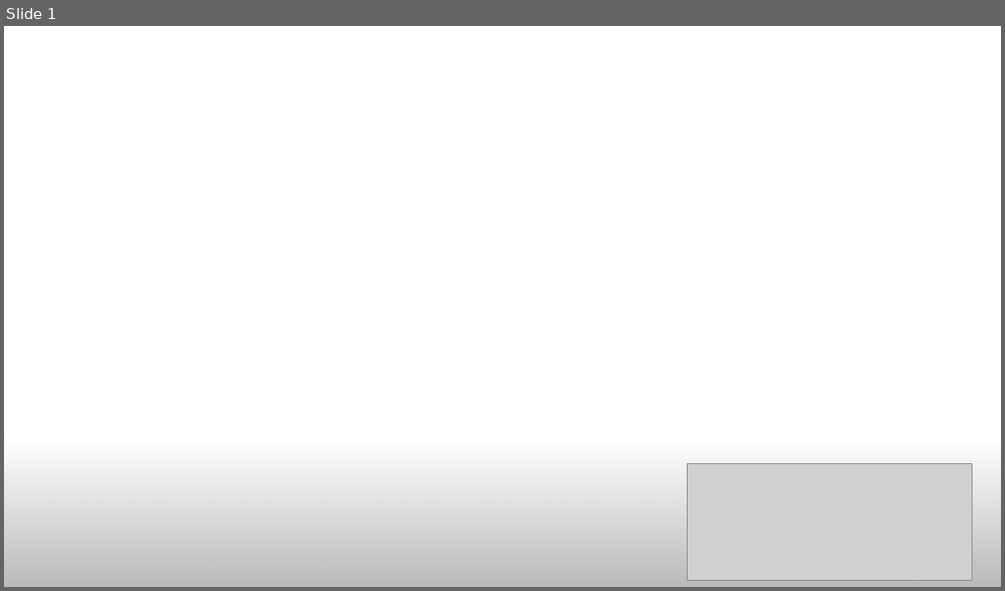
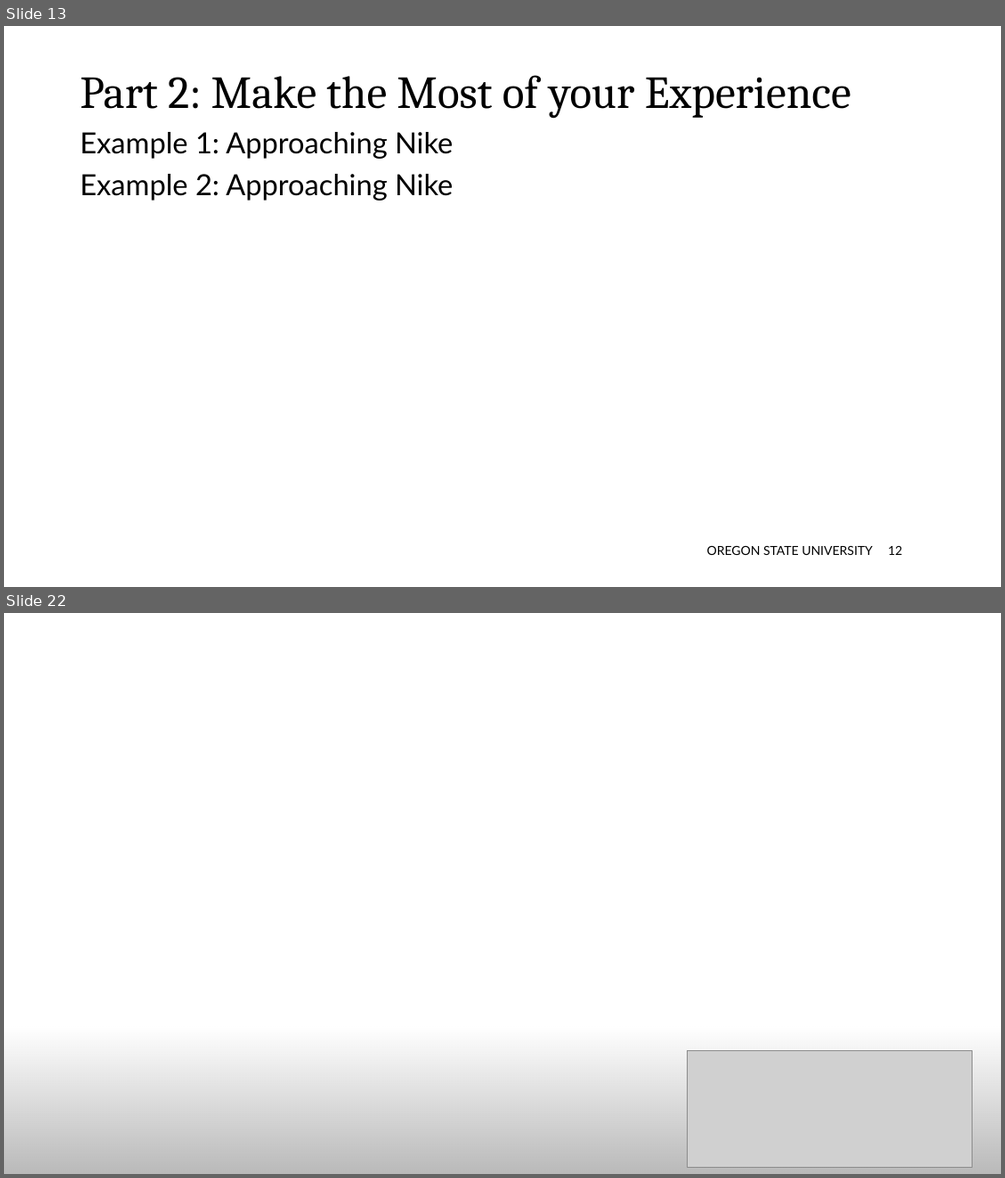
Before and after one commit to davicx/david, a slide deck: career/Career- 2022/OSU- COB Instructor/OSU- Career.pptx. Shown one above the other, each under a label of ours: slide 1 before the commit, slides 13 and 22 after it; the slides between them are not shown. The pictures are 1005x591 and 1005x1178 pixels, drawn with LibreOffice and Linux fonts; fonts in the diff are those of the drawing; grey boxes stand for pictures. Boxes give left, top, right and bottom in pixels: in the first picture for what was removed or moved away, otherwise in the second. Text is boxed around its words. In the diff, an @@ line names an element or a change of style, - is before the commit and + after.

```diff
--- a/career/Career- 2022/OSU- COB Instructor/OSU- Career.pptx
+++ b/career/Career- 2022/OSU- COB Instructor/OSU- Career.pptx
@@ slide 13 added at <box>4,26,1001,587</box>, background #FFFFFF @@
@@ title added at <box>80,75,851,118</box>, 44 pt, text #000000 @@
+Part 2: Make the Most of your Experience
@@ text added at <box>80,132,453,200</box>, 28 pt, text #000000 @@
+Example 1: Approaching Nike
+Example 2: Approaching Nike
@@ text added at <box>707,546,873,555</box>, 12 pt, text #000000 @@
+OREGON STATE UNIVERSITY
@@ page number added at <box>888,546,902,555</box>, 12 pt, text #000000 @@
+12
@@ what was slide 1 is now slide 22 @@
```
Also in this commit, not shown: 3 slides changed, 19 other slides added, 2 slides removed, 2 other files.
